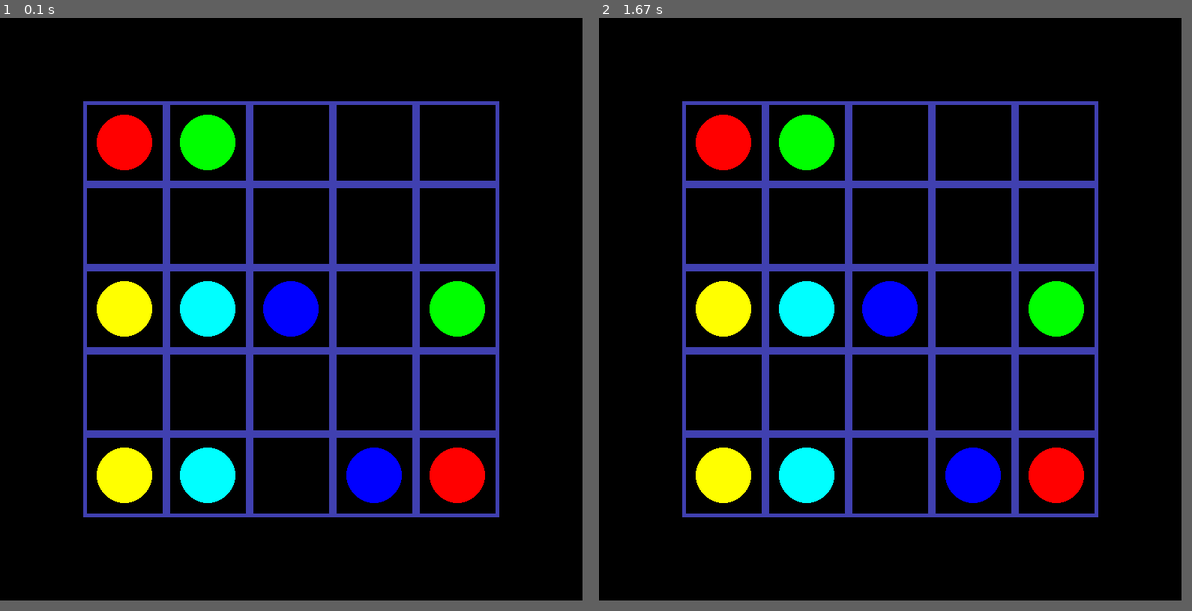
Above: before the commit, frames 1-2 (left to right).
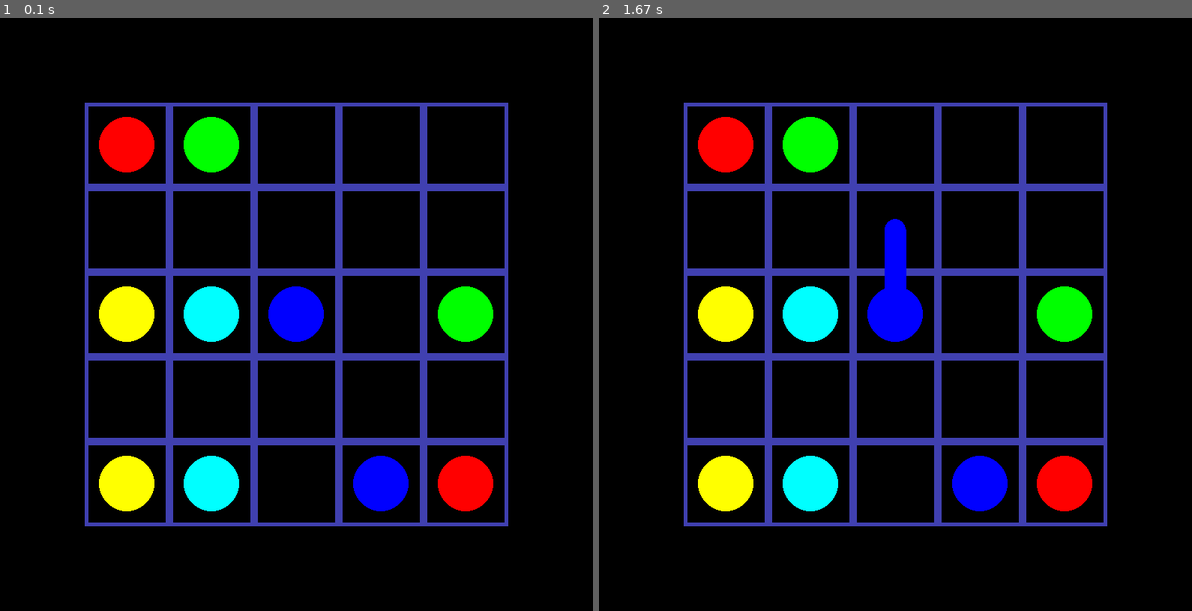
Above: after the commit, the same moments.

Repository: edvinalestig/flow-pygame
Game: pygame game, started from main.py
Two runs of this game, one before a commit and one after it. Both use one fixed random seed, a clock stepped at 60 frames per second and the inputs below.
Inputs (mouse positions are in pixels of both pictures, inside the frame that each line leads up to):
- Up to frame 1 (0.1 s): no input
- Up to frame 2 (1.67 s): press the mouse at (901, 356) at 0.37 s; move the mouse to (824, 338) at 0.47 s; release the mouse at (753, 320) at 0.6 s; press the mouse at (901, 356) at 0.7 s; move the mouse to (925, 255) at 0.8 s; release the mouse at (948, 160) at 0.93 s
In our replay, the window is 777x777 before the commit and 791x791 after it. These sizes can differ from the game's own. Grey fills any space a smaller window leaves; there, only what the larger window draws over its background counts as a difference.

The runs differ from the first frame. In frame 1, 14% of the frame differs, in the area x 14-86%, y 14-86%; in frame 2, 14%.

Commit message:
Added a third level

Diff:
--- a/config.txt
+++ b/config.txt
@@ -1,4 +1,4 @@
 {
     "screenWidth": 1920,
-    "screenHeight": 780
+    "screenHeight": 795
 }
--- a/levels.py
+++ b/levels.py
@@ -22,8 +22,11 @@
     points2 = [[yellow, 3, 96], [red, 4, 43], [purple, 6, 97], [grey, 13, 68], [orange, 31, 58], [blue, 32, 40], [darkGreen, 33, 66], [white, 42, 59], [magenta, 52, 88], [darkRed, 60, 87], [cyan, 67, 65]]
     level2 = Level(points2, 9, 11)
 
+    points3 = [(darkGreen, 22, 104), (red, 34, 123), (blue, 44, 127), (yellow, 65, 117), (orange, 90, 133), (cyan, 105, 124)]
+    level3 = Level(points3, 12, 12)
 
-    levels = [level1, level2]
+
+    levels = [level1, level2, level3]
     level = random.randint(0, len(levels)-1)
     return levels[level]
 
